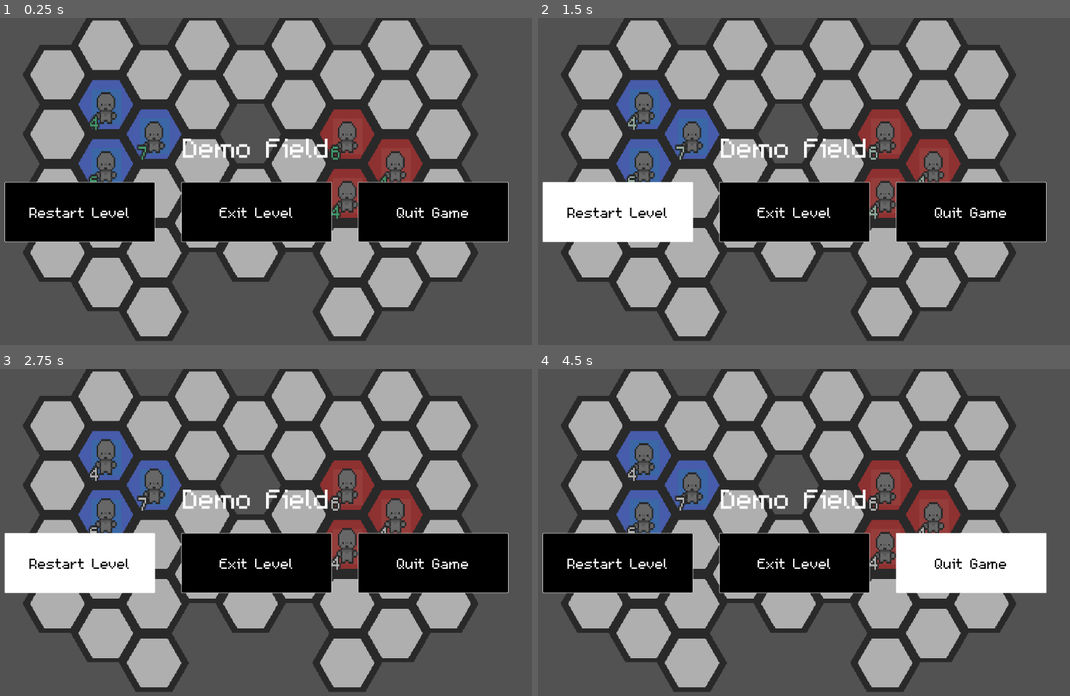
Above: before the commit, frames 1-4 (two rows, left to right).
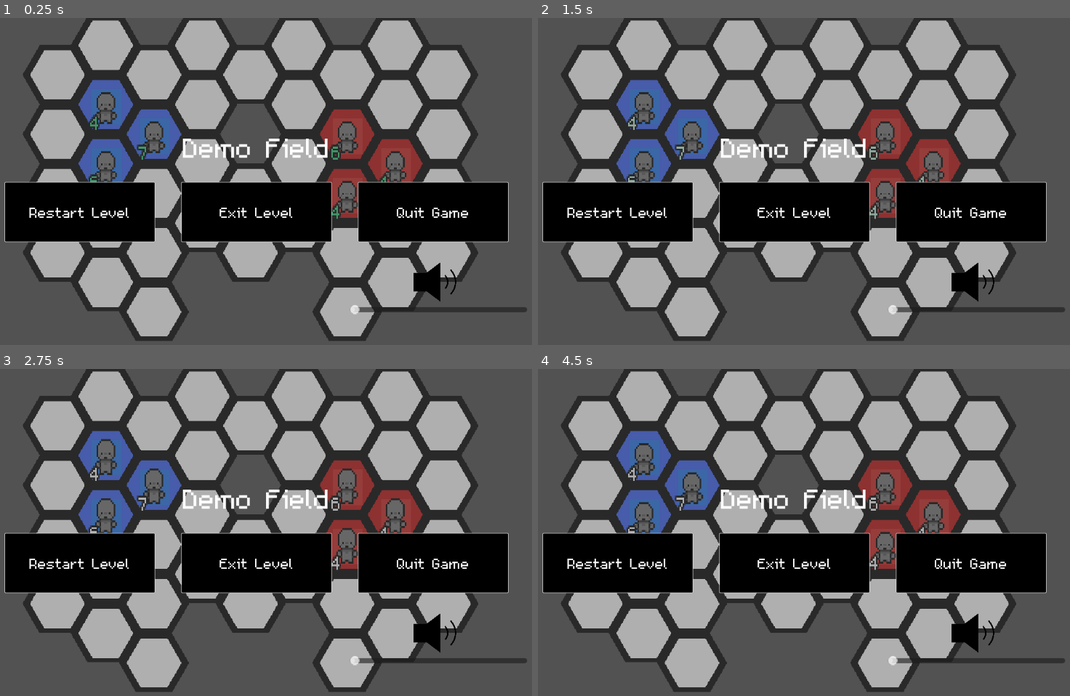
Above: after the commit, the same moments.

Repository: DubiousDuck/Manny-Takes-on-Upper-Management
Game: Godot game, scene res://stages/demo_field.tscn
Same seed, same stepped clock (60 frames per second), same inputs: the game is played once before the commit and once after it. This scene is started directly instead of the project's main scene.
Inputs (mouse positions are in pixels of both pictures, inside the frame that each line leads up to):
- Up to frame 1 (0.25 s): no input
- Up to frame 2 (1.5 s): click "Restart Level" at 0.5 s; click "Restart Level" at 1.25 s
- Up to frame 3 (2.75 s): click "Restart Level" at 2 s
- Up to frame 4 (4.5 s): tap Enter (ui_accept) at 2.75, 3.02 s; move the mouse to (692, 489) at 2.77 s; hold Right (ui_right) 2.78-3.53 s; click (692, 489) at 2.85 s; move the mouse to (644, 519) at 3.52 s; hold Down (ui_down) 3.53-4.28 s; click (644, 519) at 3.6 s; move the mouse to (644, 460) at 4.27 s; hold Right (ui_right) from 4.28 s (still down); click (644, 460) at 4.35 s

The runs differ from the first frame. In frame 1, 0.8% of the frame differs, in the area x 65-100%, y 74-91%; in frame 2, 5.9%; in frame 3, 5.9%; in frame 4, 6.0%, in the area x 65-100%, y 50-91%.

Commit message:
Speaker volume sprites imported
volume slider added as well

Diff:
--- a/ui/battle_canvas_layer.tscn
+++ b/ui/battle_canvas_layer.tscn
@@ -1,12 +1,15 @@
-[gd_scene load_steps=2 format=3 uid="uid://swx1ag0pr6hh"]
+[gd_scene load_steps=4 format=3 uid="uid://swx1ag0pr6hh"]
 
 [ext_resource type="Script" path="res://ui/battle_canvas_layer.gd" id="1_pg7py"]
+[ext_resource type="Script" path="res://ui/volume_slider.gd" id="2_k60nf"]
+[ext_resource type="Texture2D" uid="uid://cva3wsbyec1c2" path="res://ui/VolumeSprites/Splatcho Volume Slider (1).png" id="3_y3cgx"]
 
 [node name="BattleCanvasLayer" type="CanvasLayer"]
 script = ExtResource("1_pg7py")
 
 [node name="BattleMenuControl" type="Control" parent="."]
 layout_mode = 3
+anchors_preset = 15
 anchor_right = 1.0
 anchor_bottom = 1.0
 
@@ -66,3 +69,27 @@
 layout_mode = 2
 theme_override_font_sizes/font_size = 45
 text = "Quit Game"
+
+[node name="VolumeSlider" type="Control" parent="."]
+layout_mode = 3
+anchors_preset = 15
+anchor_right = 1.0
+anchor_bottom = 1.0
+grow_horizontal = 2
+grow_vertical = 2
+script = ExtResource("2_k60nf")
+
+[node name="SpeakerImage" type="Sprite2D" parent="VolumeSlider"]
+position = Vector2(948, 520)
+scale = Vector2(0.170892, 0.170892)
+texture = ExtResource("3_y3cgx")
+
+[node name="HSlider" type="HSlider" parent="VolumeSlider"]
+layout_mode = 0
+offset_left = 761.0
+offset_top = 568.0
+offset_right = 1043.0
+offset_bottom = 584.0
+scale = Vector2(1.24538, 1.24538)
+
+[connection signal="value_changed" from="VolumeSlider/HSlider" to="VolumeSlider" method="_on_h_slider_value_changed"]
--- /dev/null
+++ b/ui/volume_slider.gd
@@ -0,0 +1,29 @@
+extends Control
+
+@onready var speaker_image = $SpeakerImage
+@onready var h_slider = $HSlider
+
+func _ready():
+	pass
+	#setMusicVol(AudioPreload.volValue)
+	#h_slider.value = AudioPreload.volValue
+
+func _on_h_slider_value_changed(value):
+	setMusicVol(value)
+
+func setMusicVol(value):
+	pass
+	#AudioPreload.volume_db = log(value / 100) * 20.0 + 5.0
+	#AudioPreload.volValue = value
+	#if value <= 0:
+		#splatcho_volume_slider.texture = preload("res://assets/VolumeSprites/Splatcho Volume Slider (4).png")
+	#elif value <= 25:
+		#splatcho_volume_slider.texture = preload("res://assets/VolumeSprites/Splatcho Volume Slider (3).png")
+	#elif value <= 50:
+		#splatcho_volume_slider.texture = preload("res://assets/VolumeSprites/Splatcho Volume Slider (2).png")
+	#elif value <= 75:
+		#splatcho_volume_slider.texture = preload("res://assets/VolumeSprites/Splatcho Volume Slider (1).png")
+	#elif value < 100:
+		#splatcho_volume_slider.texture = preload("res://assets/VolumeSprites/Splatcho Volume Slider.png")
+	#else:
+		#splatcho_volume_slider.texture = preload("res://assets/VolumeSprites/Splatcho Volume Slider (6).png")
Binary file added: ui/VolumeSprites/Splatcho Volume Slider (1).png
Not shown, added: ui/VolumeSprites/Splatcho Volume Slider (1).png.import
Binary file added: ui/VolumeSprites/Splatcho Volume Slider (2).png
Not shown, added: ui/VolumeSprites/Splatcho Volume Slider (2).png.import
Binary file added: ui/VolumeSprites/Splatcho Volume Slider (3).png
Not shown, added: ui/VolumeSprites/Splatcho Volume Slider (3).png.import
Binary file added: ui/VolumeSprites/Splatcho Volume Slider (4).png
Not shown, added: ui/VolumeSprites/Splatcho Volume Slider (4).png.import
Binary file added: ui/VolumeSprites/Splatcho Volume Slider (5).png
Not shown, added: ui/VolumeSprites/Splatcho Volume Slider (5).png.import
Binary file added: ui/VolumeSprites/Splatcho Volume Slider (6).png
Not shown, added: ui/VolumeSprites/Splatcho Volume Slider (6).png.import
(and 2 more such lines)
